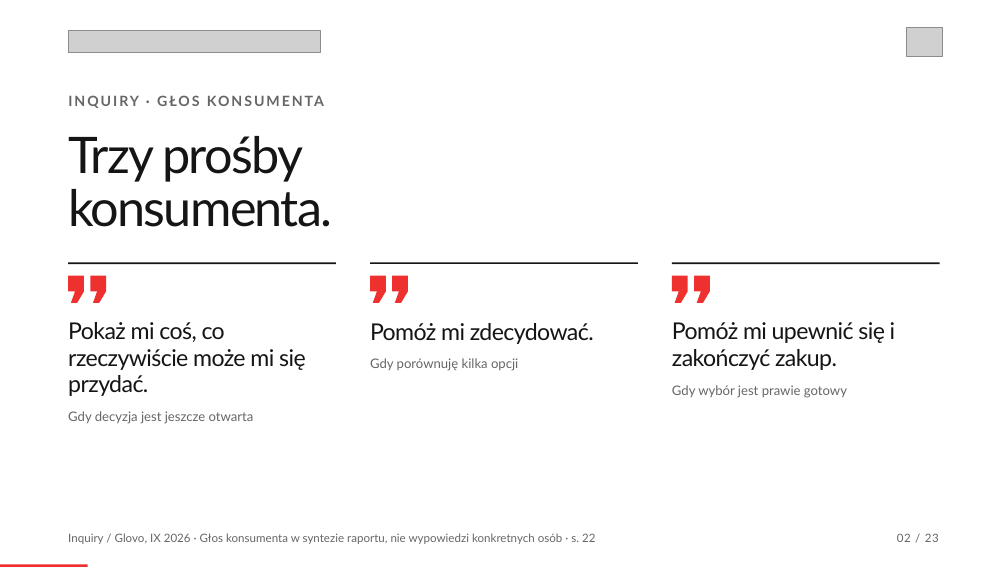
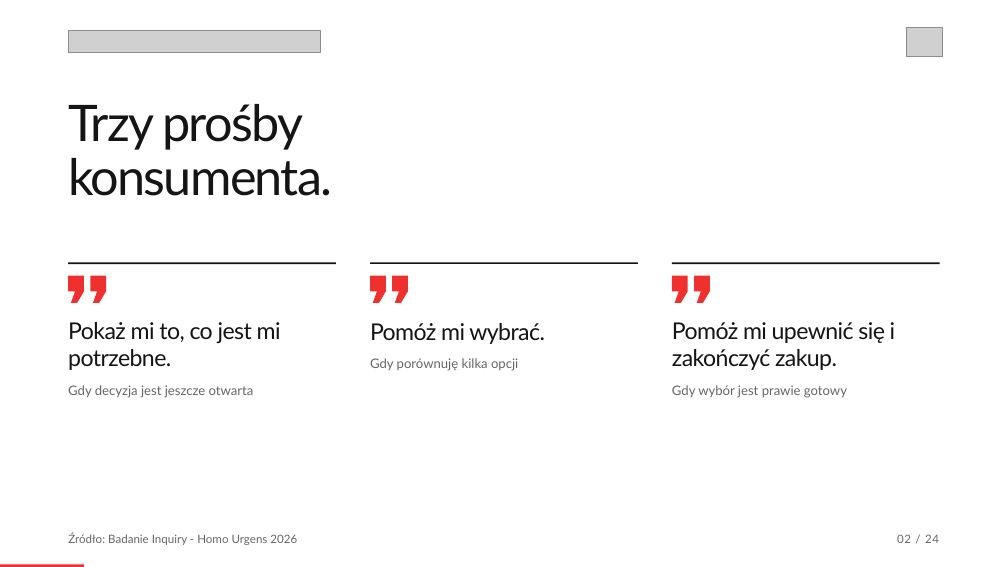
Before and after one commit to arkjel/homo-urgents-presentation, a slide deck: slide 2 of exports/Homo-Urgens-Google.pptx. Drawn at 1008x567 pixels with LibreOffice and Linux fonts; fonts in the diff are those of the drawing; grey boxes stand for pictures. Boxes give left, top, right and bottom in pixels: in the first picture for what was removed or moved away, otherwise in the second. Text is boxed around its words. In the diff, an @@ line names an element or a change of style, - is before the commit and + after.

```diff
--- a/exports/Homo-Urgens-Google.pptx
+++ b/exports/Homo-Urgens-Google.pptx
@@ text "Trzy prośby": place and size @@
-text "Trzy prośby" at <box>68,136,303,181</box>
+text "Trzy prośby" at <box>68,104,303,150</box>
@@ text "konsumenta.": place and size @@
-text "konsumenta." at <box>68,189,332,227</box>
+text "konsumenta." at <box>68,158,332,196</box>
@@ text at <box>68,322,281,343</box>: text changed @@
-Pokaż mi coś, co
+Pokaż mi to, co jest mi
@@ text at <box>370,323,545,344</box>: text changed @@
-Pomóż mi zdecydować.
+Pomóż mi wybrać.
@@ text removed at <box>68,349,306,370</box> @@
-rzeczywiście może mi się
@@ text added at <box>68,349,171,370</box>, 22 pt, text #151515 @@
+potrzebne.
@@ text "Gdy decyzja jest jeszcze otwarta": place and size @@
-text "Gdy decyzja jest jeszcze otwarta" at <box>68,411,254,424</box>
+text "Gdy decyzja jest jeszcze otwarta" at <box>68,385,254,398</box>
@@ text removed at <box>68,375,148,396</box> @@
-przydać.
@@ text removed at <box>68,533,288,544</box> @@
-INQUIRY · GŁOS KONSUMENTA
@@ text added at <box>68,533,297,545</box>, 11 pt, text #666666 @@
+Źródło: Badanie Inquiry - Homo Urgens 2026
@@ text removed at <box>115,533,595,544</box> @@
-Inquiry / Glovo, IX 2026 · Głos konsumenta w syntezie raportu, nie wypowiedzi konkretnych osób · s. 22
@@ text at <box>897,534,939,543</box>: text changed @@
-02 / 23
+02 / 24
@@ rectangle: place and size @@
-rectangle at <box>0,565,88,567</box>
+rectangle at <box>0,565,84,567</box>
```
Also in this commit, not shown: 17 other slides changed, 4 slides added, 3 slides removed, 1 other file.
